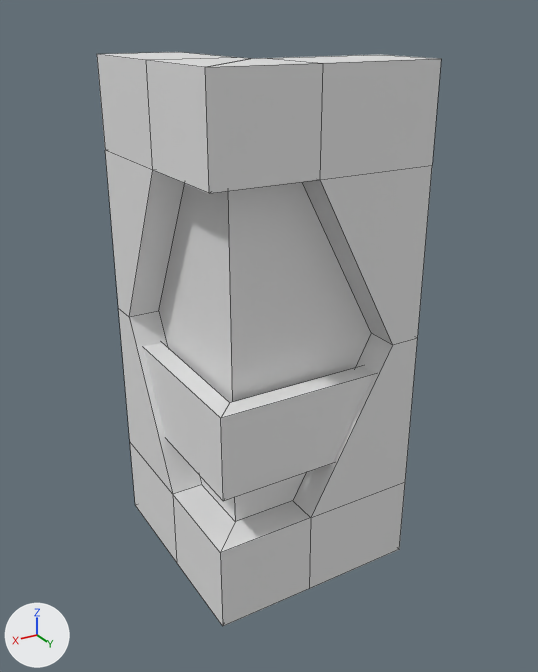
The FBX model Assets/Dimond_short_corner.fbx, before and after one commit.
Both versions are drawn from a 50 mm lens placed at (8.47, 10.53, 9.85), pointed at (1.92, -0.4, 4.39). Arrows for +X, +Y and +Z are at lower left; the lights stay in place. Mesh edges are drawn as thin lines.
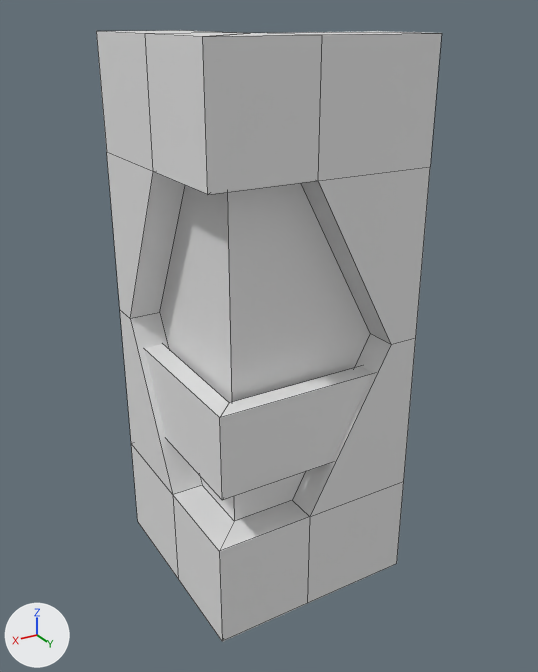
Scene script edits in JSON lines:
```json
{"block": "me_cylinder_022", "where": "me_cylinder_022.from_pydata(...)  # 74 vertices, 64 faces; spans x -9.25..0.0, y -4.0..0.0, z -2.61..1.5"}
{"block": "me_cylinder_022", "where": "# used by ob_cylinder_024; location = (0.0, 0.0, 0.0); rotation_euler = (-1.571, 1.571, 0.0), in degrees (-90, 90, 0)"}
{"block": "me_cylinder_022", "change": "me_cylinder_022 part 1: all 11 vertices in x 0.0, y -4.0..0.0, z -2.61..1.5 are moved by (0.39, 0.0, 0.0)"}
{"block": "me_cylinder_022", "change": "me_cylinder_022 part 2: all 11 vertices in x -9.25, y -4.0..0.0, z -2.61..1.5 are moved by (-0.39, 0.0, 0.0)"}
{"op": "set", "path": "ob_cylinder_024.scale", "old": "(1.0, 1.0, 1.0)", "new": "(0.997, 1.0, 0.972)"}
```

Pixel boxes [x1, y1, x2, y2] of what changed, in the pictures (538 x 672 px; the box of a moved part takes in the faces that stretch with it):
```json
{"object": "Cylinder.024", "change": "reshaped, rescaled", "before": [97, 52, 441, 626], "after": [96, 30, 442, 642], "on screen": "7% taller"}
{"part": 1, "of": "me_cylinder_022", "change": "moved or reshaped", "before": [130, 443, 405, 626], "after": [131, 444, 404, 642]}
{"part": 2, "of": "me_cylinder_022", "change": "moved or reshaped", "before": [97, 52, 441, 193], "after": [96, 30, 442, 194]}
```
